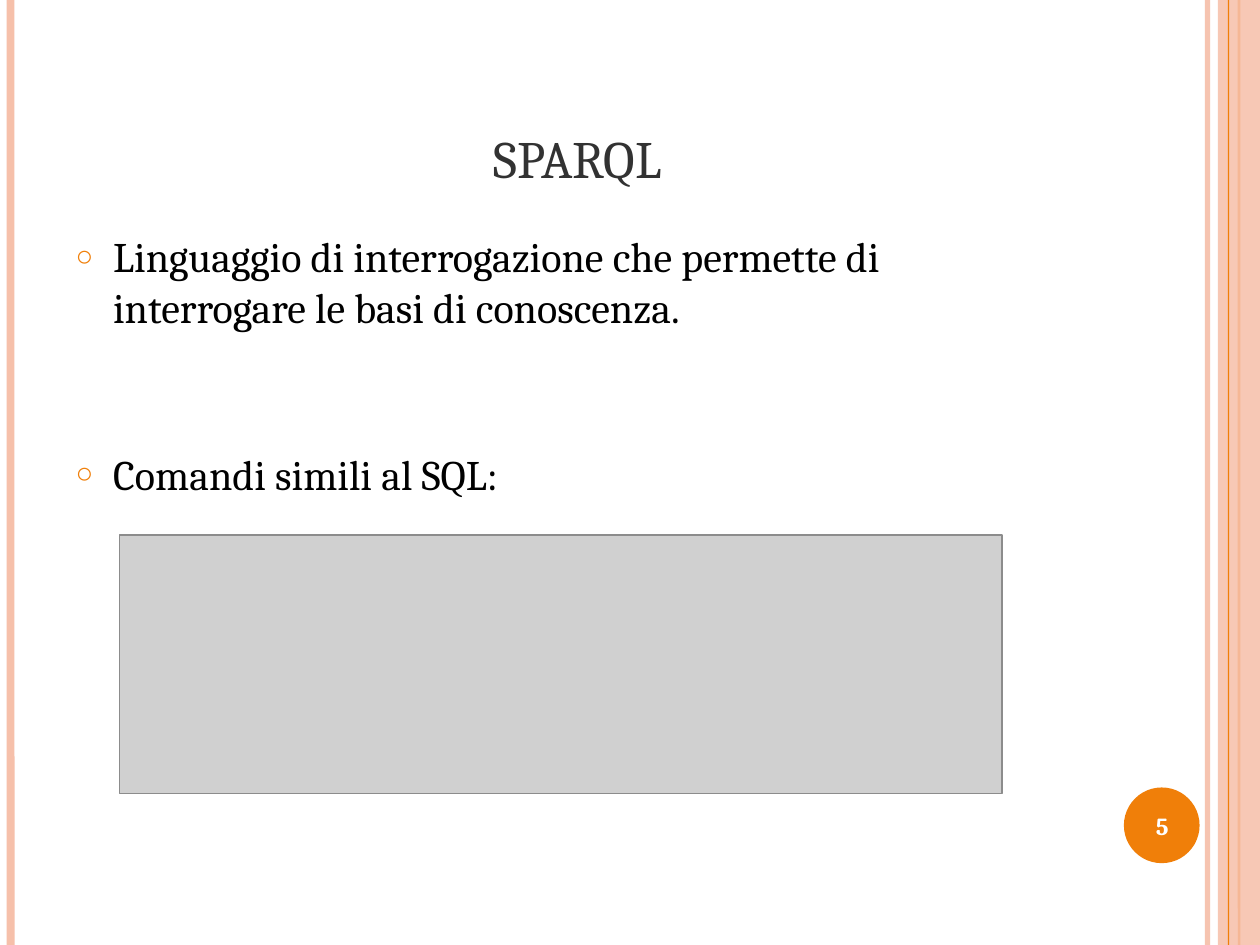
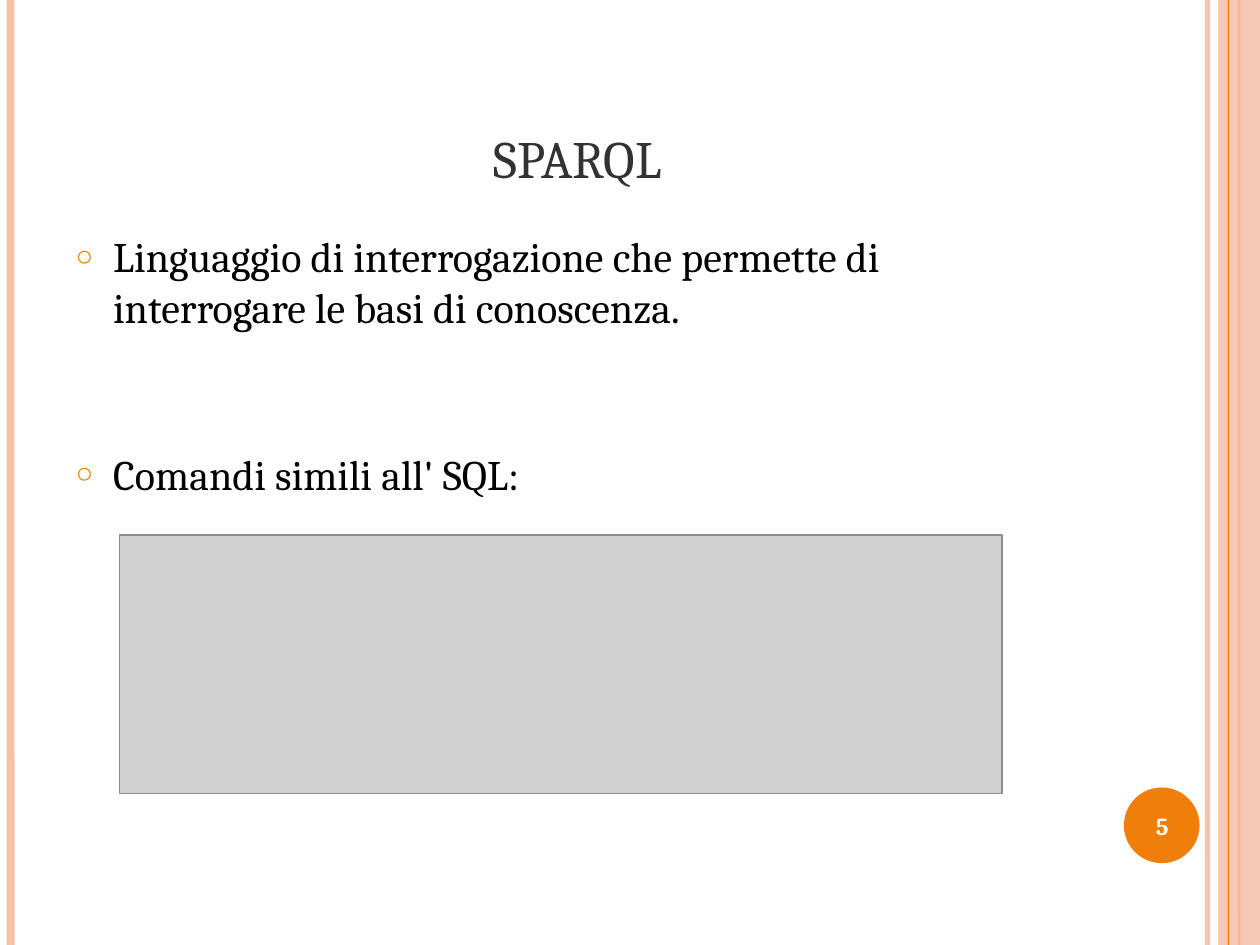
Before and after one commit to opendatahacklab/cityservices, a slide deck: slide 5 of thesis/Presentazione_Tesi.odp. Drawn at 1260x945 pixels with LibreOffice and Linux fonts; fonts in the diff are those of the drawing; grey boxes stand for pictures. Boxes give left, top, right and bottom in pixels: in the first picture for what was removed or moved away, otherwise in the second. Text is boxed around its words. In the diff, an @@ line names an element or a change of style, - is before the commit and + after.

```diff
--- a/thesis/Presentazione_Tesi.odp
+++ b/thesis/Presentazione_Tesi.odp
@@ text at <box>113,460,519,497</box>: text changed @@
-○ Comandi simili al SQL:
+○ Comandi simili all' SQL:
```
Also in this commit, not shown: 4 other slides changed, 1 other file.
